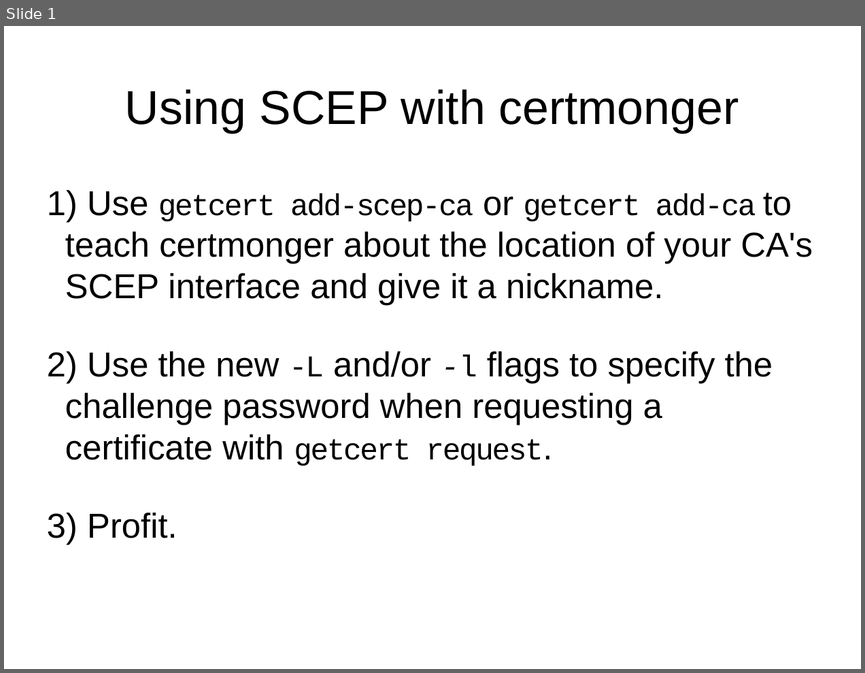
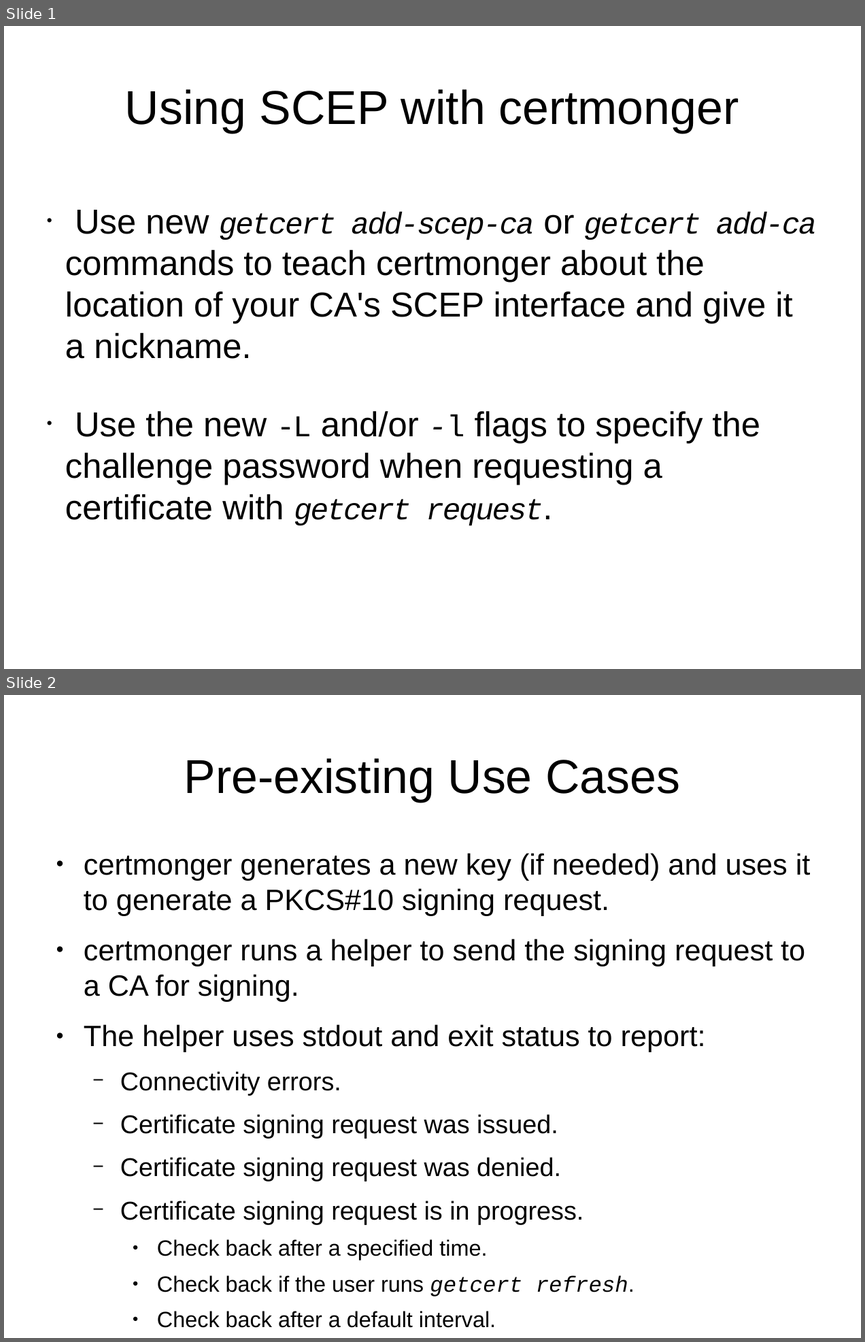
Before and after one commit to haxorsebb/certmonger, a slide deck: doc/scep.odp. Shown one above the other, each under a label of ours: slide 1 before the commit, slides 1 and 2 after it. The pictures are 865x673 and 865x1342 pixels, drawn with LibreOffice and Linux fonts; fonts in the diff are those of the drawing. Boxes give left, top, right and bottom in pixels: in the first picture for what was removed or moved away, otherwise in the second. Text is boxed around its words. In the diff, an @@ line names an element or a change of style, - is before the commit and + after.

Commit message:
Add info on troubleshooting to SCEP presentation
Add more slides about troubleshooting to the single slide on how to use
SCEP.  The verbose logging from the helper needs to be something we just
expose in debug mode.

```diff
--- a/doc/scep.odp
+++ b/doc/scep.odp
@@ slide 2 added at <box>4,695,861,1338</box>, background #FFFFFF @@
@@ title added at <box>184,758,680,802</box>, 44 pt, text #000000 @@
+Pre-existing Use Cases
@@ text added at <box>84,853,810,1327</box>, 27.2 pt, text #000000 @@
+● certmonger generates a new key (if needed) and uses it to generate a PKCS#10 signing request.
+● certmonger runs a helper to send the signing request to a CA for signing.
+● The helper uses stdout and exit status to report:
+  − Connectivity errors.
+  − Certificate signing request was issued.
+  − Certificate signing request was denied.
+  − Certificate signing request is in progress.
+    ● Check back after a specified time.
+    ● Check back if the user runs getcert refresh.
+    ● Check back after a default interval.
@@ slide 1 changed as well @@
@@ subtitle at <box>65,210,817,359</box>: text changed @@
-1) Use getcert add-scep-ca or getcert add-ca to teach certmonger about the location of your CA's SCEP interface and give it a nickname.
+• Use new getcert add-scep-ca or getcert add-ca commands to teach certmonger about the location of your CA's SCEP interface and give it a nickname.
@@ subtitle at <box>65,411,760,526</box>: italic on in "getcert request."; bullet 1) to • @@
@@ subtitle at <box>87,512,177,538</box>: paragraph removed @@
-3) Profit.
```
Also in this commit, not shown: 5 other slides added.
